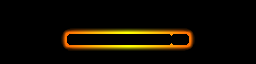
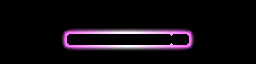
Layered file, before and after one edit (w=256, h=64). Changes by layer:
added layer "TargetGlow" above "TargetGlow-Fire" over [61, 28, 195, 51]
renamed "TargetGlow" to "TargetGlow-Fire", hid it over [61, 28, 195, 51]
